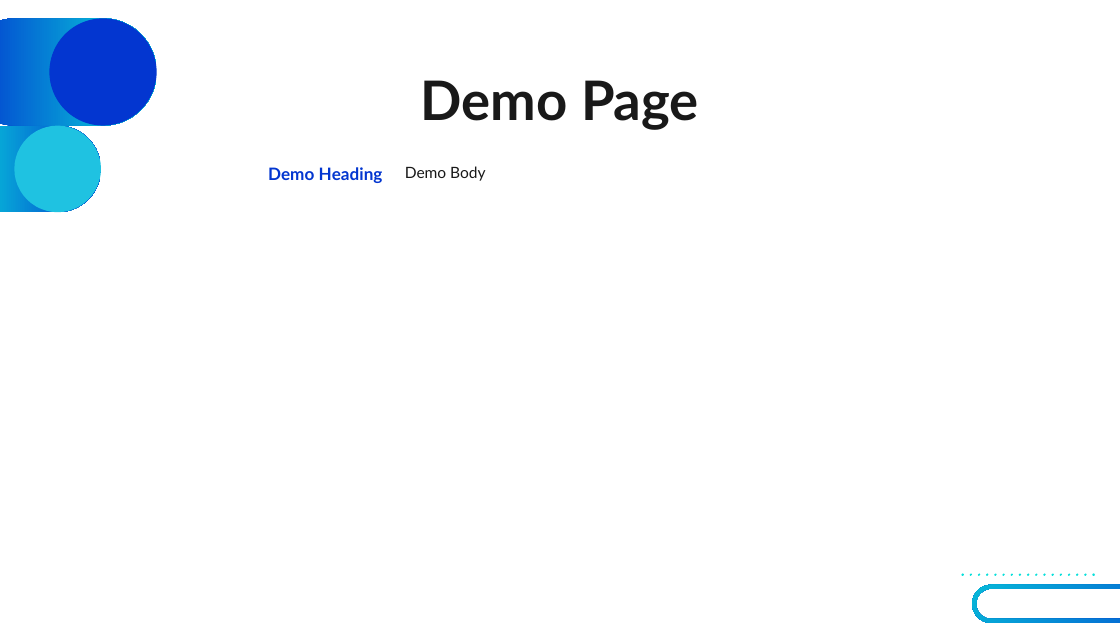
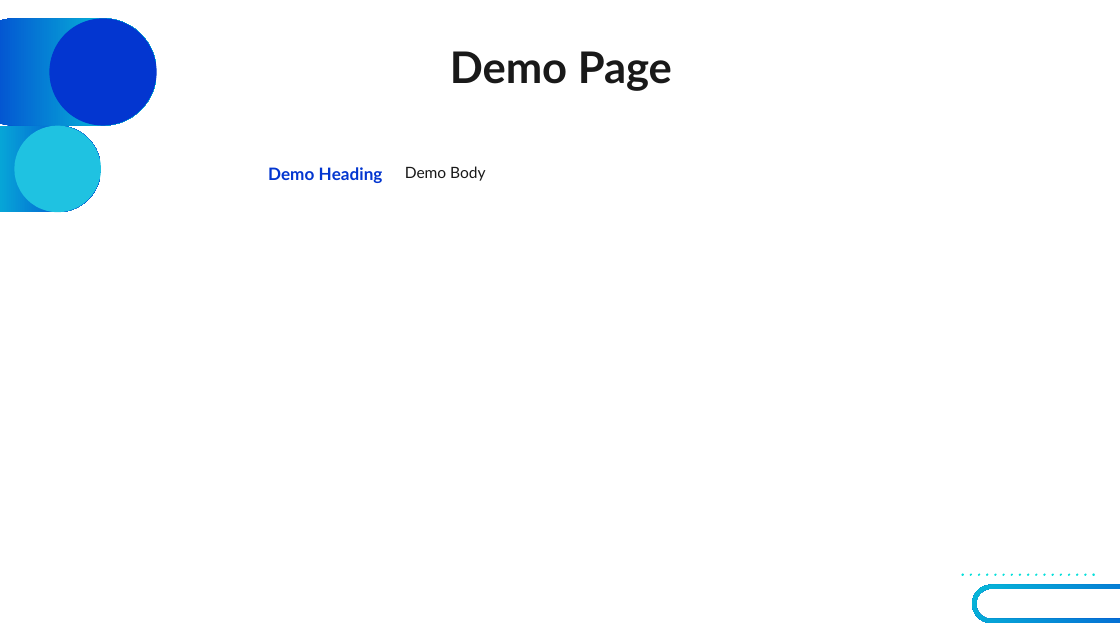
Before and after one commit to ctoriola/synoptic-webapp, a slide deck: slide 2 of template1.pptx. Drawn at 1120x630 pixels with LibreOffice and Linux fonts; fonts in the diff are those of the drawing. Boxes give left, top, right and bottom in pixels: in the first picture for what was removed or moved away, otherwise in the second. Text is boxed around its words. In the diff, an @@ line names an element or a change of style, - is before the commit and + after.

Commit message:
edited template header size

```diff
--- a/template1.pptx
+++ b/template1.pptx
@@ title "Demo Page": place and size @@
-title "Demo Page" at (421,80,699,129)
+title "Demo Page" at (450,51,672,91)
@@ title "Demo Page" at (450,51,672,91): size 35 to 28 pt @@
```
